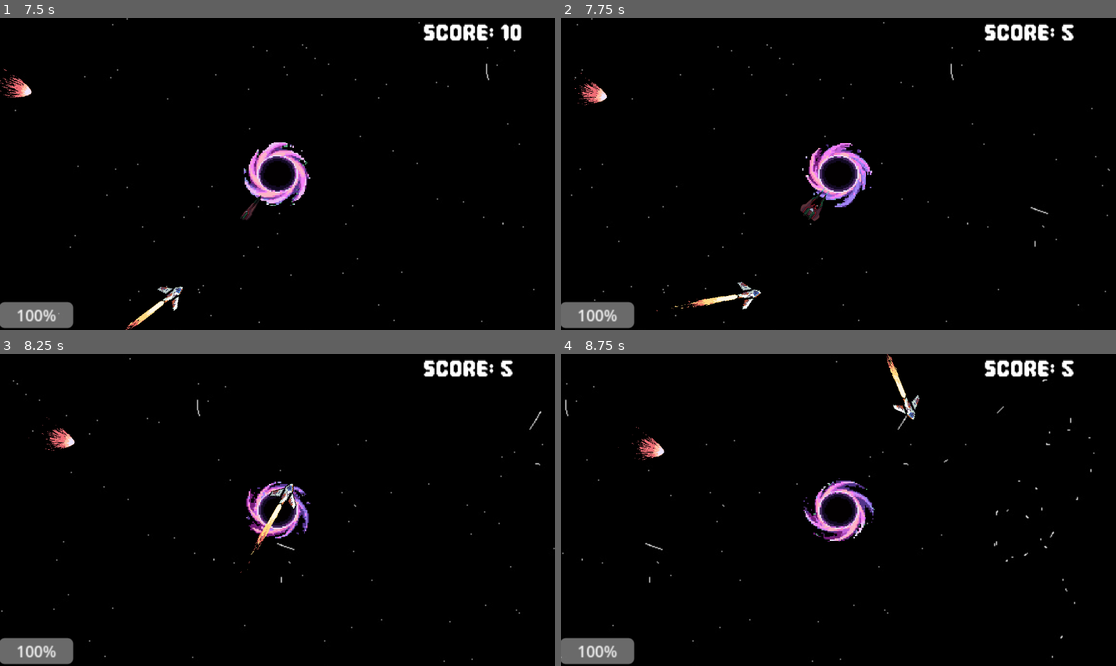
Above: before the commit, frames 1-4 (two rows, left to right).
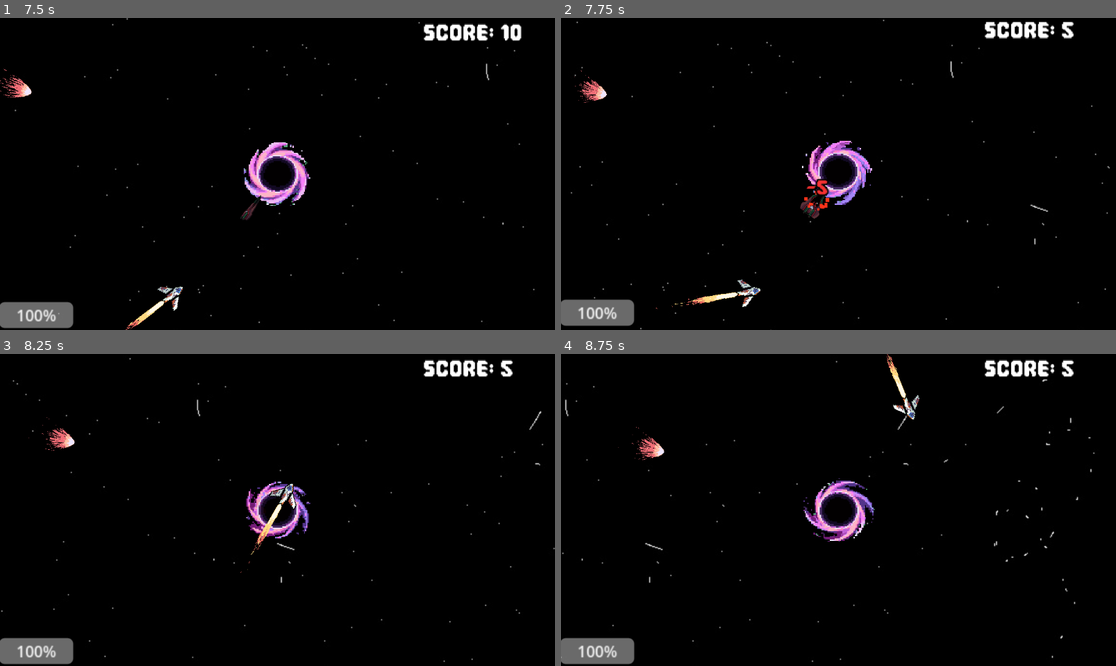
Above: after the commit, the same moments.

Repository: Fila2224/bounce-back
Game: Godot game, scene res://scenes/main_scene.tscn
Two runs of this game, one before a commit and one after it. Both use one fixed random seed, a clock stepped at 60 frames per second and the inputs below.
Inputs:
- Up to frame 1 (7.5 s): hold D (right) 0.53-1.28 s; tap Space (blip) every 1.5 s from 0.6 to 6.6 s; hold S (down) 1.28-2.03 s; tap Shift (speed) every 1.5 s from 1.35 to 7.35 s; hold D (right) 2.03-2.78 s; hold Up (up) 2.78-3.53 s; hold Left (left) 3.53-5.03 s; hold S (down) 5.03-5.78 s; hold D (right) 5.78-6.53 s; hold Up (up) 6.53-7.28 s; hold D (right) from 7.28 s (still down)
- Up to frame 2 (7.75 s): keep holding D (right)
- Up to frame 3 (8.25 s): release D (right) at 8.03 s; hold S (down) from 8.03 s (still down); tap Space (blip) at 8.1 s
- Up to frame 4 (8.75 s): keep holding S (down)

Frame 1 is identical in both runs. In frame 2, 3.2% of the frame differs, in the area x 0-99%, y 0-100%; in frame 3, less than 0.1%; in frame 4, nothing differs.

Commit message:
final_2.0

Diff:
--- a/scripts/enemy_fighter.gd
+++ b/scripts/enemy_fighter.gd
@@ -1,7 +1,7 @@
 extends CharacterBody2D
 
-signal hit_moon
-signal hit_rocket
+signal hit_moon(pos: Vector2)
+signal hit_rocket(pos: Vector2)
 
 @onready var moon_center: Node2D = $"../moon-center"
 @onready var anim: AnimatedSprite2D = $AnimatedSprite2D
@@ -70,7 +70,7 @@
 		return
 	is_dead = true
 	_disable_collision()
-	hit_rocket.emit()
+	hit_rocket.emit(global_position)
 	print("Stíhačka zničena raketou! (+3 body)")
 
 	if anim:
@@ -87,7 +87,7 @@
 		return
 	is_dead = true
 	_disable_collision()
-	hit_moon.emit()
+	hit_moon.emit(global_position)
 	print("Stíhačka zaútočila na měsíc! (-5 bodů)")
 
 	if anim:
--- a/scripts/main_scene.gd
+++ b/scripts/main_scene.gd
@@ -5,6 +5,7 @@
 
 @export var meteor_scene: PackedScene = preload("res://scenes/meteor.tscn")
 @export var fighter_scene: PackedScene = preload("res://scenes/enemy_fighter.tscn")
+var pixel_font: FontFile = preload("res://assets/Pixel Game.otf")
 
 enum EnemyType { METEOR, FIGHTER }
 var spawn_bag: Array[EnemyType] = []
@@ -164,23 +165,87 @@
 
 	add_child(fighter)
 
-func _on_meteor_hit_rocket() -> void:
+func screen_shake(strength: float = 6.0, duration: float = 0.2) -> void:
+	if not camera:
+		return
+	var tween := create_tween()
+	var steps := 5
+	var step_time := duration / float(steps)
+	for i in range(steps):
+		var current_strength := strength * (1.0 - float(i) / float(steps))
+		var offset := Vector2(randf_range(-current_strength, current_strength), randf_range(-current_strength, current_strength))
+		tween.tween_property(camera, "offset", offset, step_time)
+	tween.tween_property(camera, "offset", Vector2.ZERO, step_time)
+
+func spawn_floating_text(text: String, pos: Vector2, color: Color) -> void:
+	var label := Label.new()
+	label.text = text
+	label.z_index = 60
+	label.texture_filter = CanvasItem.TEXTURE_FILTER_NEAREST
+	label.global_position = pos - Vector2(25.0, 15.0)
+	label.horizontal_alignment = HORIZONTAL_ALIGNMENT_CENTER
+	label.size = Vector2(50.0, 30.0)
+	if pixel_font:
+		label.add_theme_font_override("font", pixel_font)
+	label.add_theme_font_size_override("font_size", 28)
+	label.add_theme_color_override("font_color", color)
+	label.add_theme_color_override("font_outline_color", Color.BLACK)
+	label.add_theme_constant_override("outline_size", 6)
+	add_child(label)
+
+	var tween := create_tween()
+	tween.set_parallel(true)
+	tween.tween_property(label, "position:y", label.position.y - 30.0, 0.65).set_trans(Tween.TRANS_QUAD).set_ease(Tween.EASE_OUT)
+	tween.tween_property(label, "modulate:a", 0.0, 0.65).set_trans(Tween.TRANS_QUAD).set_ease(Tween.EASE_IN)
+	tween.chain().tween_callback(label.queue_free)
+
+func spawn_explosion_particles(pos: Vector2, color: Color, count: int) -> void:
+	var p := CPUParticles2D.new()
+	p.z_index = 30
+	p.global_position = pos
+	p.emitting = true
+	p.one_shot = true
+	p.explosiveness = 1.0
+	p.amount = count
+	p.lifetime = 0.4
+	p.spread = 180.0
+	p.gravity = Vector2.ZERO
+	p.initial_velocity_min = 40.0
+	p.initial_velocity_max = 90.0
+	p.scale_amount_min = 2.0
+	p.scale_amount_max = 4.0
+	p.color = color
+	add_child(p)
+	get_tree().create_timer(0.5).timeout.connect(p.queue_free)
+
+func _on_meteor_hit_rocket(pos: Vector2) -> void:
 	add_score(1)
+	spawn_floating_text("+1", pos, Color(0.2, 1.0, 0.4))
+	spawn_explosion_particles(pos, Color(1.0, 0.65, 0.2), 10)
 	if hit_destroy_audio:
 		hit_destroy_audio.play()
 
-func _on_meteor_hit_moon() -> void:
+func _on_meteor_hit_moon(pos: Vector2) -> void:
 	add_score(-3)
+	spawn_floating_text("-3", pos, Color(1.0, 0.25, 0.25))
+	spawn_explosion_particles(pos, Color(0.9, 0.4, 0.2), 16)
+	screen_shake(5.0, 0.2)
 	if hit_moon_audio:
 		hit_moon_audio.play()
 
-func _on_fighter_hit_rocket() -> void:
+func _on_fighter_hit_rocket(pos: Vector2) -> void:
 	add_score(3)
+	spawn_floating_text("+3", pos, Color(0.3, 1.0, 0.5))
+	spawn_explosion_particles(pos, Color(0.2, 0.9, 1.0), 14)
+	screen_shake(2.0, 0.1)
 	if hit_destroy_audio:
 		hit_destroy_audio.play()
 
-func _on_fighter_hit_moon() -> void:
+func _on_fighter_hit_moon(pos: Vector2) -> void:
 	add_score(-5)
+	spawn_floating_text("-5", pos, Color(1.0, 0.2, 0.2))
+	spawn_explosion_particles(pos, Color(1.0, 0.2, 0.1), 18)
+	screen_shake(8.0, 0.25)
 	if hit_moon_audio:
 		hit_moon_audio.play()
 
--- a/scripts/meteor.gd
+++ b/scripts/meteor.gd
@@ -1,7 +1,7 @@
 extends CharacterBody2D
 
-signal hit_moon
-signal hit_rocket
+signal hit_moon(pos: Vector2)
+signal hit_rocket(pos: Vector2)
 
 @onready var moon_center: Node2D = $"../moon-center"
 @onready var anim: AnimatedSprite2D = $AnimatedSprite2D
@@ -60,10 +60,10 @@
 	is_exploded = true
 
 	if source == "moon":
-		hit_moon.emit()
+		hit_moon.emit(global_position)
 
 	elif source == "rocket":
-		hit_rocket.emit()
+		hit_rocket.emit(global_position)
 
 
 	if anim:
